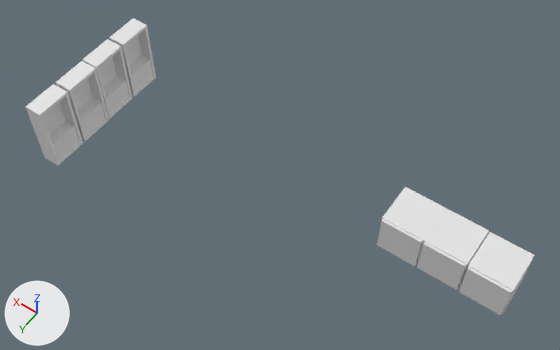
The FBX model Assets/Scaled Furniture (whitebox)/Downstairs Hallway/DS hallway furniture.fbx: old version first, new version second.
Before and after are seen from a 50 mm lens placed at (0.327, 1.028, 2.088), pointed at (1.205, -0.201, 0.156). Lighting does not change. The marker at lower left points along +X, +Y and +Z. Where no turn or scale is listed for an object, it has been applied to the vertices.

Script lines for the objects in view, before the commit:
```python
me_cube_009 = bpy.data.meshes.new('Cube.009')
me_cube_009.from_pydata(...)  # 16 vertices, 14 faces; spans x -0.073..0.073, y -0.073..0.082, z -0.072..0.072
me_cube_009.materials.append(mat_material)  # white #e7e7e7
me_cube_012 = bpy.data.meshes.new('Cube.012')
me_cube_012.from_pydata(...)  # 16 vertices, 14 faces; spans x -0.073..0.073, y -0.073..0.082, z -0.072..0.072
me_cube_012.materials.append(mat_material_001)  # white #e7e7e7
me_cube_015 = bpy.data.meshes.new('Cube.015')
me_cube_015.from_pydata(...)  # 16 vertices, 14 faces; spans x -0.073..0.073, y -0.073..0.082, z -0.072..0.072
me_cube_015.materials.append(mat_material_002)  # white #e7e7e7
me_cube_020 = bpy.data.meshes.new('Cube.020')
me_cube_020.from_pydata(...)  # 28 vertices, 26 faces; spans x -0.033..0.033, y -0.063..0.063, z -0.071..0.187
ob_cube = bpy.data.objects.new('Cube', me_cube_009)
ob_cube.location = (0.793, -0.335, 0.062)
ob_cube_003 = bpy.data.objects.new('Cube.003', me_cube_012)
ob_cube_003.location = (0.649, -0.336, 0.062)
ob_cube_004 = bpy.data.objects.new('Cube.004', me_cube_015)
ob_cube_004.location = (0.501, -0.335, 0.062)
ob_cube_005 = bpy.data.objects.new('Cube.005', me_cube_020)
ob_cube_005.location = (1.952, 0.05, 0.072)
# also in view: 'Cube.001' at (1.959, -0.346, 0.131); 'Cube.002' at (1.957, -0.212, 0.131); 'Cube.006' at (1.953, -0.083, 0.131)
```
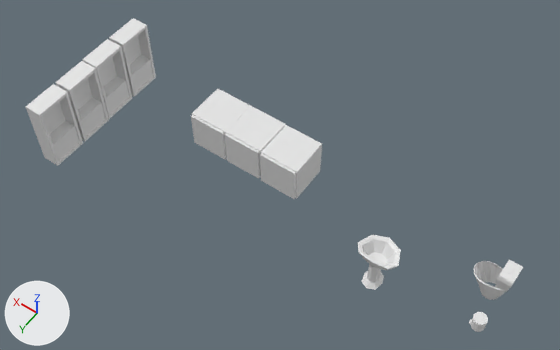
Where the newer file only moved an object's origin or applied its transform, the numbers keep the older frame.

Boxes [x1, y1, x2, y2] around the edits, measured in the pictures (560 x 350 px):
'Cube.004', moved: before [459, 232, 534, 315]; after [260, 125, 322, 199]
'Cube.003', moved: before [417, 208, 489, 290]; after [225, 106, 286, 179]
'Cube', moved: before [377, 187, 446, 266]; after [191, 89, 251, 159]
'sink.001', added: after [358, 235, 401, 290]
'toilet.001', added: after [473, 260, 523, 300]
'Cylinder.001', added: after [469, 312, 488, 332]

The edits, one by one:
Mesh me_sphere_005 is new.
It has 82 vertices, 88 faces and spans x -0.0695..0.0695, y -0.0617..0.0458, z -0.098..0.049.
Mesh me_cylinder_015 is new.
It has 214 vertices, 196 faces and spans x -0.039..0.086, y -0.042..0.043, z -0.099..0.051.
Mesh me_cylinder_016 is new.
It has 84 vertices, 76 faces and spans x -0.0228..0.0263, y -0.0222..0.022, z -0.0232..0.0231.
Object 'Cube.003' (ob_cube_003) moves from (0.649, -0.336, 0.062) to (1.397, -0.327, 0.062).
Object 'Cube.004' (ob_cube_004) moves from (0.501, -0.335, 0.062) to (1.25, -0.325, 0.062).
Object 'Cube' (ob_cube) moves from (0.793, -0.335, 0.062) to (1.542, -0.326, 0.062).
Object 'sink.001' (ob_sink_001) is new; it shows me_sphere_005.
Its location is (0.804, -0.141, 0.101).
Object 'toilet.001' (ob_toilet_001) is new; it shows me_cylinder_015.
Its location is (0.477, -0.31, 0.098).
Object 'Cylinder.001' (ob_cylinder_001) is new; it shows me_cylinder_016.
Its location is (0.472, -0.181, 0.022).
